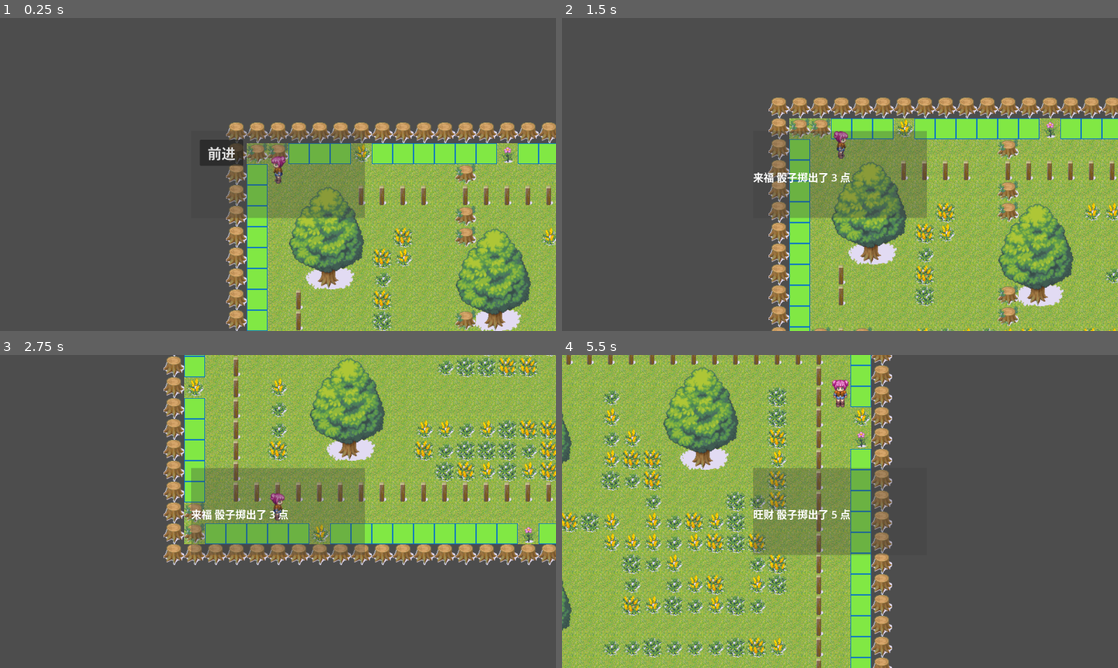
Above: before the commit, frames 1-4 (two rows, left to right).
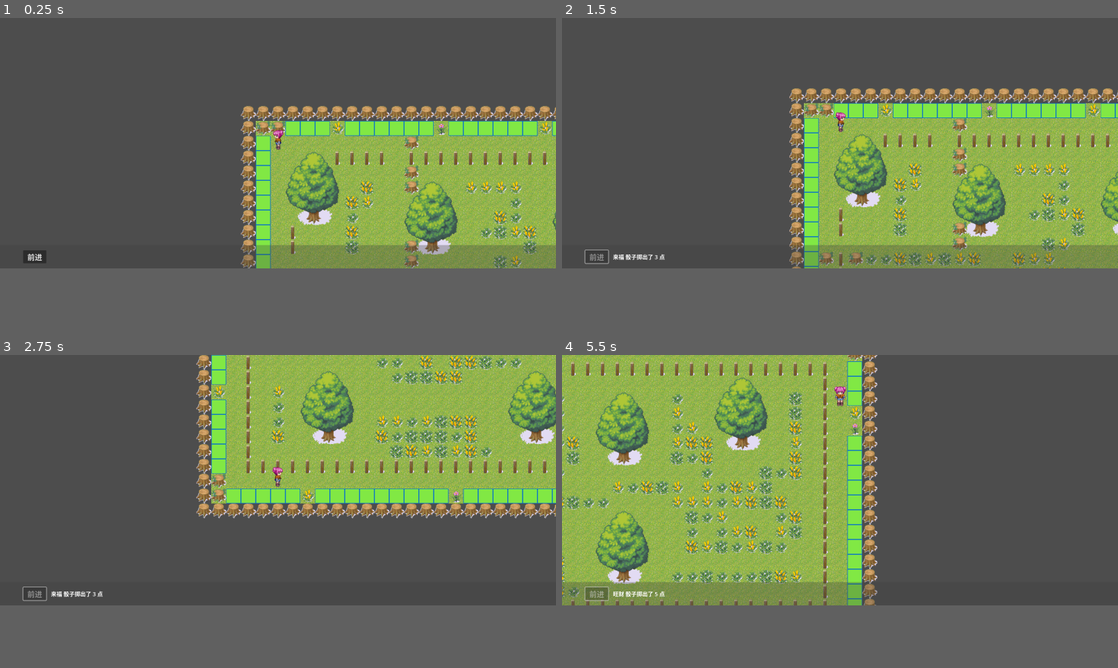
Above: after the commit, the same moments.

Repository: GCCH2023/Dice-By-Godot
Game: Godot game, scene res://场景/Main.tscn
Same seed, same stepped clock (60 frames per second), same inputs: the game is played once before the commit and once after it.
Inputs:
- Up to frame 1 (0.25 s): no input
- Up to frame 2 (1.5 s): click "前进" at 0.5 s; tap Enter at 1.25 s
- Up to frame 3 (2.75 s): no input
- Up to frame 4 (5.5 s): tap Space at 2.75 s; tap Enter at 4.25 s
The window is 800x450 before the commit and 800x360 after it. Grey fills any space a smaller window leaves; there, only what the larger window draws over its background counts as a difference.

The runs differ from the first frame. In frame 1, 36% of the frame differs, in the area x 4-100%, y 28-100%; in frame 2, 41%; in frame 3, 36%; in frame 4, 44%, in the area x 0-60%, y 0-100%.

Commit message:
修改了主场景的UI

Diff:
--- a/project.godot
+++ b/project.godot
@@ -20,8 +20,8 @@
 
 [display]
 
-window/size/viewport_width=1280
-window/size/viewport_height=720
+window/size/viewport_width=2400
+window/size/viewport_height=1080
 
 [input]
 
--- a/场景/Main.tscn
+++ b/场景/Main.tscn
@@ -15,10 +15,12 @@
 script = ExtResource("1_sb2qo")
 
 [node name="TileMap" parent="." instance=ExtResource("1_ui0cf")]
+scale = Vector2(2, 2)
 
 [node name="Node2D" type="Node2D" parent="."]
 
 [node name="Camera2D" type="Camera2D" parent="Node2D"]
+editor_draw_screen = false
 
 [node name="AnimationPlayer" type="AnimationPlayer" parent="."]
 root_node = NodePath("")
@@ -29,31 +31,39 @@
 [node name="CanvasLayer" type="CanvasLayer" parent="."]
 
 [node name="ColorRect" type="ColorRect" parent="CanvasLayer"]
-offset_left = 440.0
-offset_top = 260.0
-offset_right = 840.0
-offset_bottom = 460.0
-color = Color(0.239216, 0.239216, 0.239216, 0.317647)
-
-[node name="Button" type="Button" parent="CanvasLayer/ColorRect"]
-layout_mode = 0
-offset_left = 20.0
-offset_top = 20.0
-offset_right = 120.0
-offset_bottom = 80.0
-theme_override_font_sizes/font_size = 32
-text = "前进"
-
-[node name="Label" type="Label" parent="CanvasLayer/ColorRect"]
-layout_mode = 1
+custom_minimum_size = Vector2(0, 100)
 anchors_preset = 12
 anchor_top = 1.0
 anchor_right = 1.0
 anchor_bottom = 1.0
-offset_top = -112.0
 grow_horizontal = 2
 grow_vertical = 0
+color = Color(0.239216, 0.239216, 0.239216, 0.317647)
+
+[node name="HBoxContainer" type="HBoxContainer" parent="CanvasLayer/ColorRect"]
+layout_mode = 1
+anchors_preset = 14
+anchor_top = 0.5
+anchor_right = 1.0
+anchor_bottom = 0.5
+offset_left = 100.0
+offset_top = -26.5
+offset_right = 100.0
+offset_bottom = 26.5
+grow_horizontal = 2
+grow_vertical = 2
+theme_override_constants/separation = 20
+
+[node name="Button" type="Button" parent="CanvasLayer/ColorRect/HBoxContainer"]
+custom_minimum_size = Vector2(100, 50)
+layout_mode = 2
+size_flags_vertical = 4
+theme_override_font_sizes/font_size = 32
+text = "前进"
+
+[node name="Label" type="Label" parent="CanvasLayer/ColorRect/HBoxContainer"]
+layout_mode = 2
 theme_override_font_sizes/font_size = 24
 
 [connection signal="move_end" from="TileMap" to="." method="on_role_move_end"]
-[connection signal="pressed" from="CanvasLayer/ColorRect/Button" to="." method="on_forward_pressed"]
+[connection signal="pressed" from="CanvasLayer/ColorRect/HBoxContainer/Button" to="." method="on_forward_pressed"]
--- /dev/null
+++ b/场景/UITest.tscn
@@ -0,0 +1,15 @@
+[gd_scene format=3 uid="uid://ckmuka68ejpru"]
+
+[node name="Node2D" type="Node2D"]
+
+[node name="CanvasLayer" type="CanvasLayer" parent="."]
+
+[node name="ColorRect" type="ColorRect" parent="CanvasLayer"]
+custom_minimum_size = Vector2(0, 100)
+anchors_preset = 12
+anchor_top = 1.0
+anchor_right = 1.0
+anchor_bottom = 1.0
+grow_horizontal = 2
+grow_vertical = 0
+color = Color(1, 0, 0, 0.411765)
--- a/脚本/Main.gd
+++ b/脚本/Main.gd
@@ -58,7 +58,7 @@
 	print(get_move_one(Vector2i(9, 2), Vector2i.RIGHT))
 	AnimationManager.set_main_camera($Node2D/Camera2D);
 	AnimationManager.camera_switched.connect(camera_move_finished)
-	role_turn($TileMap/Role)
+	role_turn($TileMap.get_player())
 
 func on_role_move_end():
 	# 切换相机节点
@@ -124,7 +124,7 @@
 		role.add_move_by_vec(last_vec, count)
 
 func show_player_panel():
-	$CanvasLayer/ColorRect/Button.show()
+	$CanvasLayer/ColorRect/HBoxContainer/Button.disabled = false
 
 
 func camera_move_finished():
@@ -156,11 +156,12 @@
 func dice_and_move():
 	var n = randi_range(1, 6)
 	print("骰子掷出了", n, "点")
-	$CanvasLayer/ColorRect/Label.text = "%s 骰子掷出了 %d 点" % [current.名称, n]
+	$CanvasLayer/ColorRect/HBoxContainer/Label.text = "%s 骰子掷出了 %d 点" % [current.名称, n]
 	# 生成移动路线
 	move_role(current, n)
 
 # 前进
 func on_forward_pressed():
-	$CanvasLayer/ColorRect/Button.hide()
-	dice_and_move()
+	if current == $TileMap.get_player():
+		$CanvasLayer/ColorRect/HBoxContainer/Button.disabled = true
+		dice_and_move()
--- a/脚本/TileMap.gd
+++ b/脚本/TileMap.gd
@@ -35,3 +35,6 @@
 
 func get_role_direction(role : Node2D):
 	return role.direction
+
+func get_player() -> Node2D:
+	return $Role
